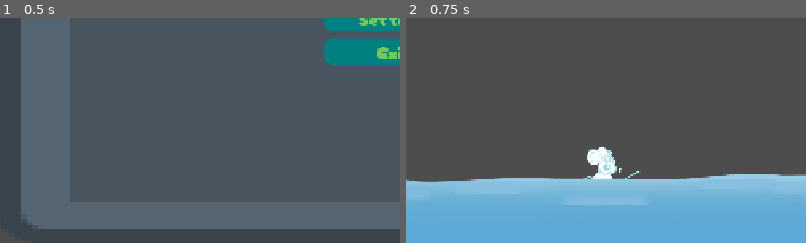
Above: before the commit, frames 1-2 (left to right).
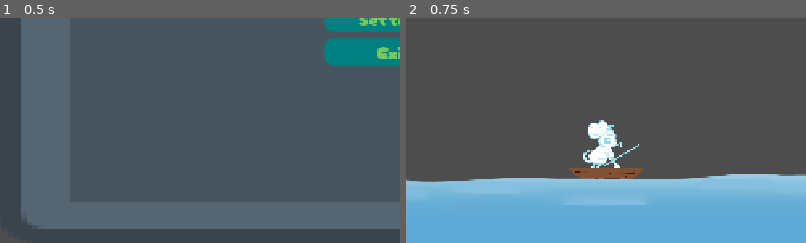
Above: after the commit, the same moments.

Repository: Meoah/Team-Awesome
Game: Godot game, scene res://scenes/game/main_menu.tscn
Two runs of this game, one before a commit and one after it. Both use one fixed random seed, a clock stepped at 60 frames per second and the inputs below.
Inputs:
- Up to frame 1 (0.5 s): no input
- Up to frame 2 (0.75 s): click "Start Game" at 0.5 s
The pictures show only the part of the screen within x 1-51%, y 50-100%; the shares and areas given below are measured in that part.

Frame 1 is identical in both runs. In frame 2, 1.9% of the frame differs, in the area x 40-60%, y 45-72%.

Commit message:
I hate github

Diff:
--- a/scenes/game/daytime_main.tscn
+++ b/scenes/game/daytime_main.tscn
@@ -13,7 +13,7 @@
 script = ExtResource("1_2jsv6")
 
 [node name="MainCharacter" parent="." instance=ExtResource("1_oxlu7")]
-position = Vector2(328, 625)
+position = Vector2(329.00003, 583)
 scale = Vector2(0.15348448, 0.15348448)
 
 [node name="Bobber" parent="." instance=ExtResource("3_6j7wl")]
Not shown, changed: assets/textures/Placeholder_Water.png.import
Not shown: 1 places in scenes/game/daytime_main.tscn that only renumber resources
